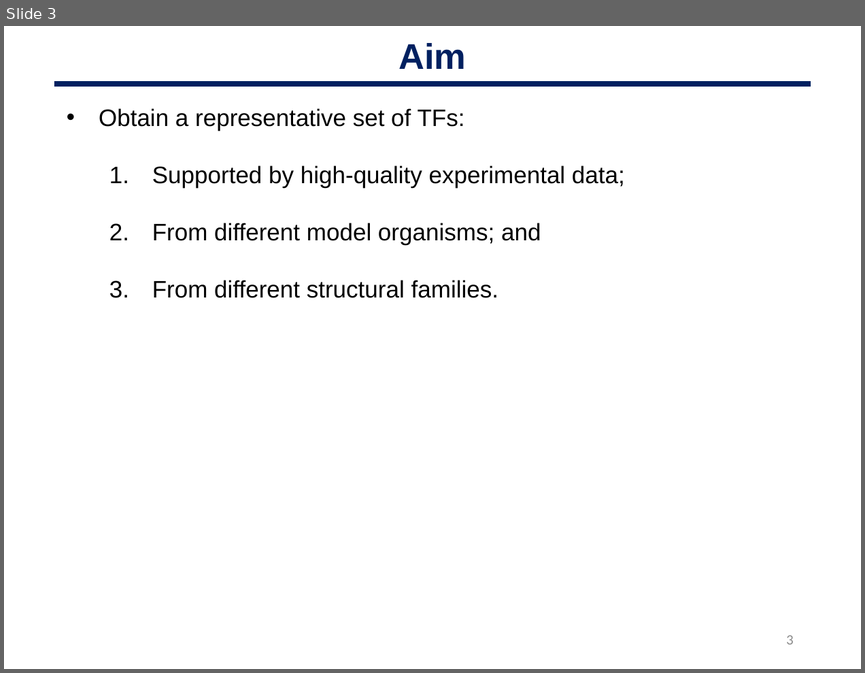
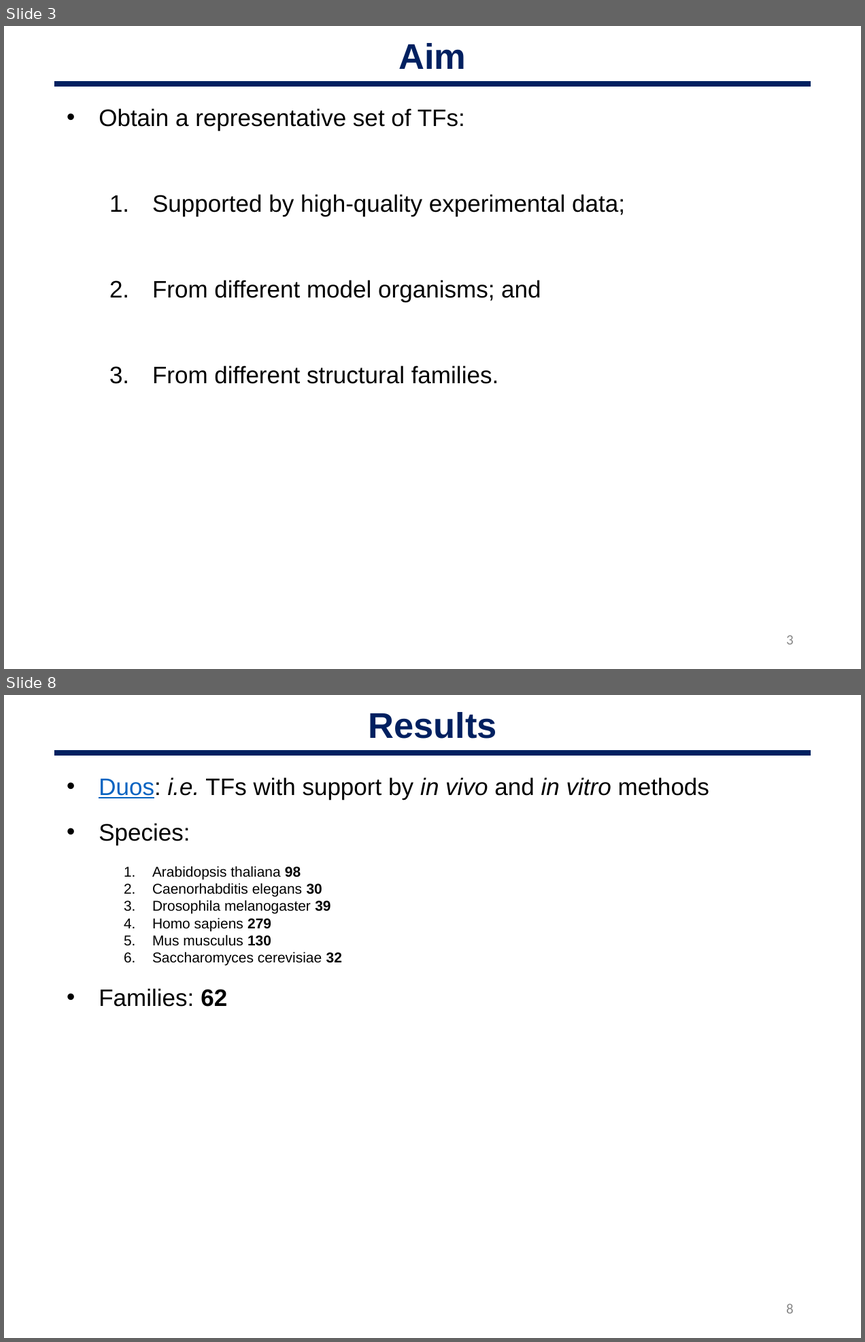
Before and after one commit to oriolfornes/GRECO-BIT-TFBS-annotations, a slide deck: Slides/OF_200218_GREEKC.pptx. Shown one above the other, each under a label of ours: slide 3 before the commit, slides 3 and 8 after it; the slides between them are not shown. The pictures are 865x673 and 865x1342 pixels, drawn with LibreOffice and Linux fonts; fonts in the diff are those of the drawing. Boxes give left, top, right and bottom in pixels: in the first picture for what was removed or moved away, otherwise in the second. Text is boxed around its words. In the diff, an @@ line names an element or a change of style, - is before the commit and + after.

```diff
--- a/Slides/OF_200218_GREEKC.pptx
+++ b/Slides/OF_200218_GREEKC.pptx
@@ slide 8 added at (4,695,861,1338), background #FFFFFF @@
@@ text added at (368,712,496,739), 30 pt, text #002060, bold @@
+Results
@@ line added from (54, 753) to (810, 753), #002060 4.5 pt @@
@@ text added at (99,777,709,1006), 12 pt, text #000000 @@
+• Duos: i.e. TFs with support by in vivo and in vitro methods
+• Species:
+1. Arabidopsis thaliana 98
+2. Caenorhabditis elegans 30
+3. Drosophila melanogaster 39
+4. Homo sapiens 279
+5. Mus musculus 130
+6. Saccharomyces cerevisiae 32
+• Families: 62
@@ page number added at (786,1304,793,1313), 12 pt, text #888888 @@
+8
@@ slide 3 changed as well @@
@@ text "Obtain a representative set of ..." rewrapped from (99,108,625,298) to (99,108,625,384) @@
```
Also in this commit, not shown: 2 other slides changed, 5 other slides added, 10 slides removed, 2 other files.
